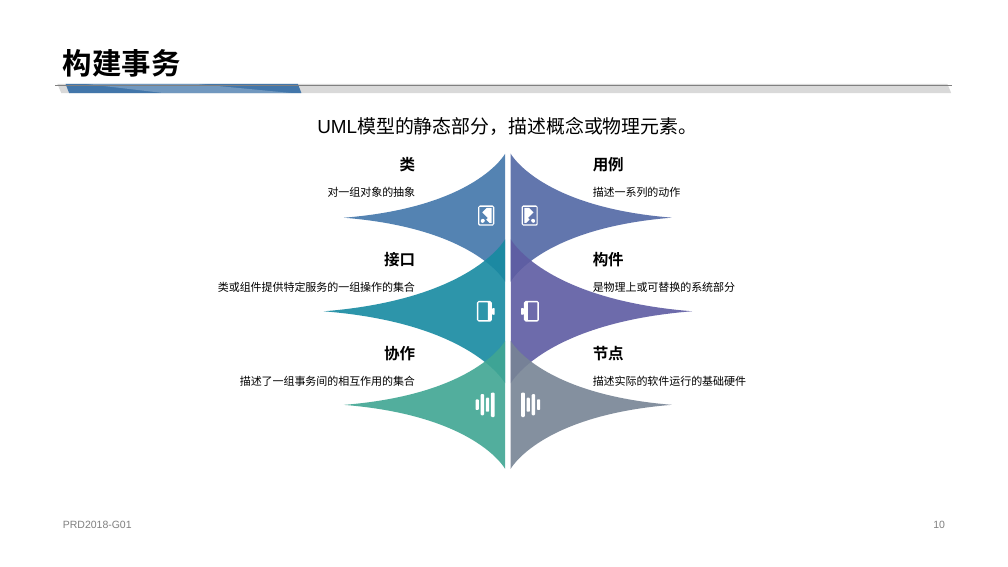
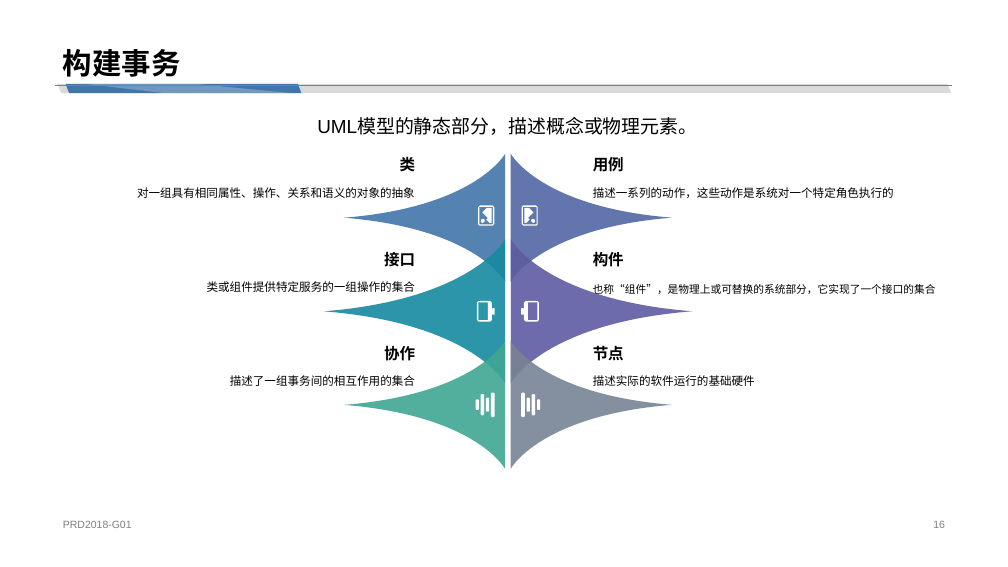
Before and after one commit to cchello/PRD2018-G01, a slide deck: slide 16 of 非受控文档/陈铉文/UML概述.pptx (slide 10 before the commit). Drawn at 1008x567 pixels with LibreOffice and Linux fonts; fonts in the diff are those of the drawing. Boxes give left, top, right and bottom in pixels: in the first picture for what was removed or moved away, otherwise in the second. Text is boxed around its words. In the diff, an @@ line names an element or a change of style, - is before the commit and + after.

```diff
--- a/非受控文档/陈铉文/UML概述.pptx
+++ b/非受控文档/陈铉文/UML概述.pptx
@@ text at (137, 187, 415, 198): text changed; size 10.5 to 11 pt @@
-对一组对象的抽象
+对一组具有相同属性、操作、关系和语义的对象的抽象
@@ text at (593, 187, 894, 198): text changed; size 10.5 to 11 pt @@
-描述一系列的动作
+描述一系列的动作，这些动作是系统对一个特定角色执行的
@@ text at (593, 284, 936, 297): text changed; size 10.5 to 10.2 pt @@
-是物理上或可替换的系统部分
+也称“组件”，是物理上或可替换的系统部分，它实现了一个接口的集合
@@ size 10.5 to 11 pt in 3 elements at (593, 375, 755, 386), (207, 281, 415, 292), (230, 375, 415, 386) @@
```
Also in this commit, not shown: 16 other slides changed, 12 slides added.
